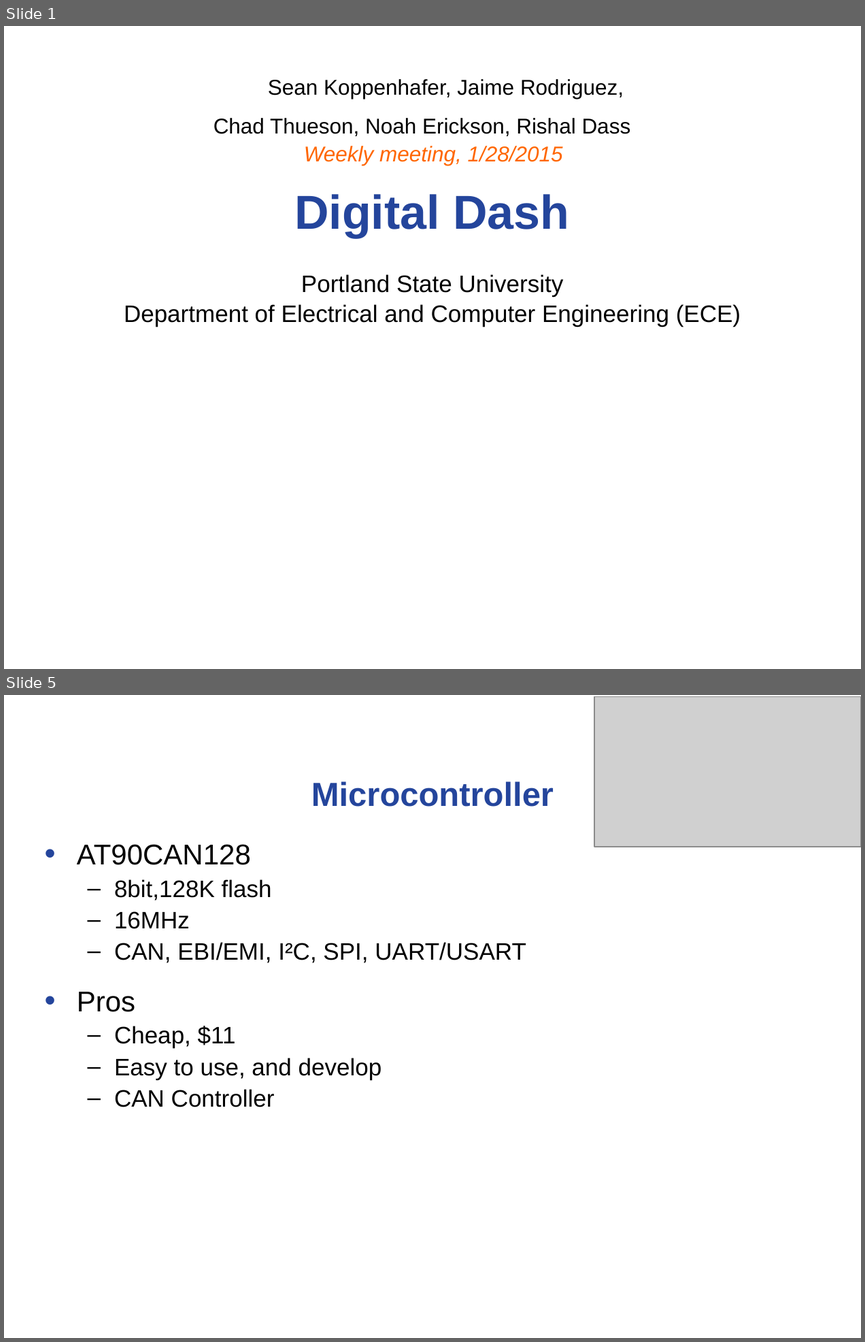
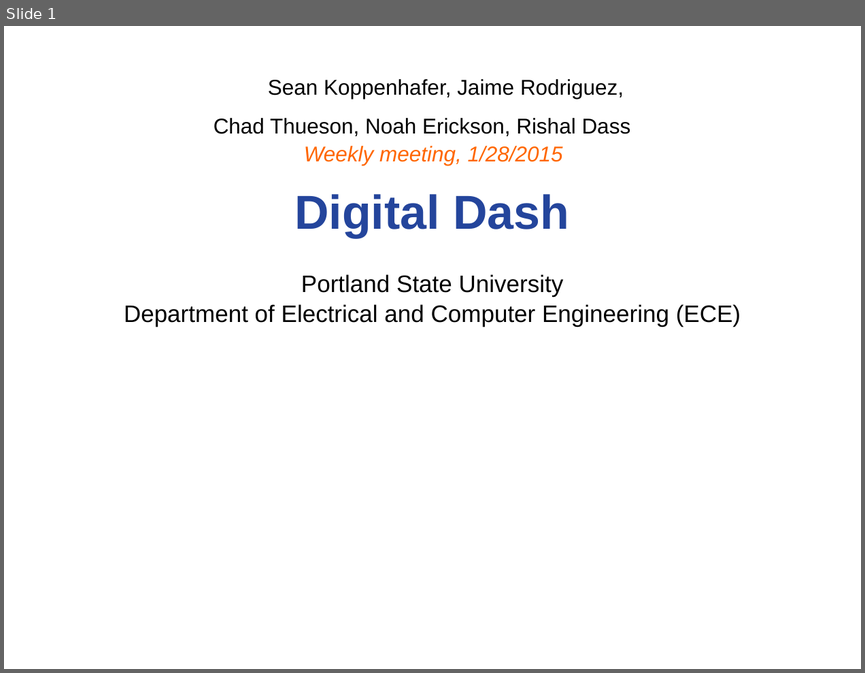
Before and after one commit to noahterickson/DigitalDash, a slide deck: Meetings/capstone_meeting_1-28-15.ppt. Shown one above the other, each under a label of ours: slides 1 and 5 before the commit, slide 1 after it; the slides between them are not shown. The pictures are 865x1342 and 865x673 pixels, drawn with LibreOffice and Linux fonts; fonts in the diff are those of the drawing; grey boxes stand for pictures; background and template pictures are left out. Boxes give left, top, right and bottom in pixels: in the first picture for what was removed or moved away, otherwise in the second. Text is boxed around its words. In the diff, an @@ line names an element or a change of style, - is before the commit and + after.

```diff
--- a/Meetings/capstone_meeting_1-28-15.ppt
+++ b/Meetings/capstone_meeting_1-28-15.ppt
@@ slide 5 removed at <box>4,695,861,1338</box>, background #FFFFFF @@
@@ picture removed at <box>594,697,861,847</box> @@
@@ title removed at <box>311,781,553,807</box> @@
-Microcontroller
@@ text removed at <box>77,844,526,1107</box> @@
-• AT90CAN128
-  – 8bit,128K flash
-  – 16MHz
-  – CAN, EBI/EMI, I²C, SPI, UART/USART
-• Pros
-  – Cheap, $11
-  – Easy to use, and develop
-  – CAN Controller
```
Also in this commit, not shown: 2 slides changed, 5 slides added, 7 other slides removed, 4 other files.
